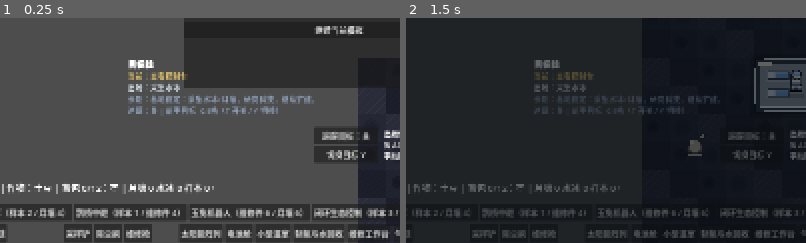
Above: before the commit, frames 1-2 (left to right).
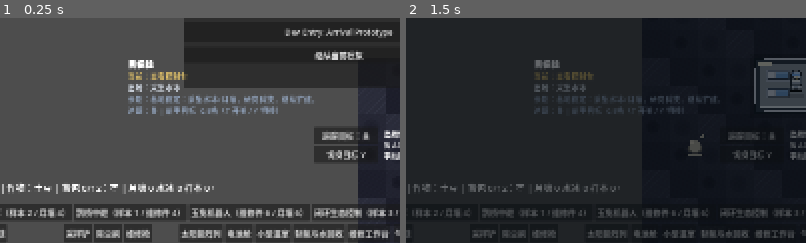
Above: after the commit, the same moments.

Repository: chinnseii/guanghan-outpost
Game: Godot game, scene res://scenes/main.tscn
Same seed, same stepped clock (60 frames per second), same inputs: the game is played once before the commit and once after it.
Inputs:
- Up to frame 1 (0.25 s): no input
- Up to frame 2 (1.5 s): click "保存" at 0.5 s; click "从当前槽开始新任务" at 1.25 s
The pictures show only the part of the screen within x 8-58%, y 49-99%; the shares and areas given below are measured in that part.

The runs differ from the first frame. In frame 1, 1.1% of the frame differs, in the area x 71-98%, y 3-19%; in frame 2, nothing differs.

Commit message:
Add Sprint 02 arrival prototype

Diff:
--- /dev/null
+++ b/scenes/arrival/ArrivalLandingScene.tscn
@@ -0,0 +1,6 @@
+[gd_scene load_steps=2 format=3 uid="uid://arrival_landing_scene"]
+
+[ext_resource type="Script" path="res://scripts/arrival/arrival_landing_scene.gd" id="1_arrival"]
+
+[node name="ArrivalLandingScene" type="Node2D"]
+script = ExtResource("1_arrival")
--- /dev/null
+++ b/scenes/base/BaseInterior_Test.tscn
@@ -0,0 +1,6 @@
+[gd_scene load_steps=2 format=3 uid="uid://base_interior_test"]
+
+[ext_resource type="Script" path="res://scripts/arrival/base_interior_test.gd" id="1_base"]
+
+[node name="BaseInterior_Test" type="Node2D"]
+script = ExtResource("1_base")
--- /dev/null
+++ b/scripts/arrival/arrival_landing_scene.gd
@@ -0,0 +1,382 @@
+extends Node2D
+
+const TILE := 56
+const SAVE_PATH := "user://arrival_prototype_save.json"
+const PLAYER_SCENE := preload("res://scenes/player.tscn")
+const GameStateManagerScript := preload("res://scripts/game_state_manager.gd")
+const TimeManagerScript := preload("res://scripts/time_manager.gd")
+const CameraManagerScript := preload("res://scripts/camera_manager.gd")
+const UIManagerScript := preload("res://scripts/ui_manager.gd")
+const EventManagerScript := preload("res://scripts/event_manager.gd")
+const AudioFeedbackScript := preload("res://scripts/audio_feedback.gd")
+const AudioManagerScript := preload("res://scripts/audio_manager.gd")
+const LightingManagerScript := preload("res://scripts/lighting_manager.gd")
+
+var player_pos := Vector2(260, 560)
+var player_facing := Vector2.RIGHT
+var player_moving := false
+var player_input_enabled := true
+var walk_phase := 0.0
+var camera_zoom := 1.0
+var observe_hold := 0.0
+var observe_triggered := false
+var entered_airlock := false
+var hud_alpha := 1.0
+var prompt_text := ""
+
+var player_node: Node2D
+var camera: Camera2D
+var moon_tile_map: TileMapLayer
+var game_state_manager: Node
+var time_manager: Node
+var camera_manager: Node
+var ui_manager: Node
+var event_manager: Node
+var audio_feedback: Node
+var audio_manager: Node
+var lighting_manager: Node
+
+var observe_rect := Rect2(Vector2(470, 380), Vector2(250, 220))
+var airlock_rect := Rect2(Vector2(1260, 450), Vector2(110, 130))
+var world_rect := Rect2(Vector2(40, 120), Vector2(1460, 700))
+
+func _ready() -> void:
+	_setup_input_map()
+	_setup_managers()
+	_setup_tile_map()
+	_setup_player()
+	_setup_ui()
+	_setup_lights()
+	game_state_manager.call("change_state", GameStateManagerScript.LANDING)
+	queue_redraw()
+
+func _setup_input_map() -> void:
+	_add_key_action("move_up", [KEY_W, KEY_UP])
+	_add_key_action("move_down", [KEY_S, KEY_DOWN])
+	_add_key_action("move_left", [KEY_A, KEY_LEFT])
+	_add_key_action("move_right", [KEY_D, KEY_RIGHT])
+	_add_key_action("interact", [KEY_E])
+	_add_key_action("save_game", [KEY_F5])
+	_add_key_action("load_game", [KEY_F9])
+
+func _add_key_action(action_name: String, keys: Array[int]) -> void:
+	if not InputMap.has_action(action_name):
+		InputMap.add_action(action_name)
+	for key: int in keys:
+		var exists := false
+		for event: InputEvent in InputMap.action_get_events(action_name):
+			if event is InputEventKey and (event as InputEventKey).keycode == key:
+				exists = true
+		if not exists:
+			var input_event := InputEventKey.new()
+			input_event.keycode = key
+			InputMap.action_add_event(action_name, input_event)
+
+func _setup_managers() -> void:
+	game_state_manager = GameStateManagerScript.new()
+	game_state_manager.name = "GameStateManager"
+	add_child(game_state_manager)
+	time_manager = TimeManagerScript.new()
+	time_manager.name = "TimeManager"
+	add_child(time_manager)
+	time_manager.call("set_time", 1, 7, 42)
+	camera_manager = CameraManagerScript.new()
+	camera_manager.name = "CameraManager"
+	add_child(camera_manager)
+	ui_manager = UIManagerScript.new()
+	ui_manager.name = "UIManager"
+	add_child(ui_manager)
+	event_manager = EventManagerScript.new()
+	event_manager.name = "EventManager"
+	add_child(event_manager)
+	audio_feedback = AudioFeedbackScript.new()
+	audio_feedback.name = "AudioFeedback"
+	add_child(audio_feedback)
+	audio_manager = AudioManagerScript.new()
+	audio_manager.name = "AudioManager"
+	add_child(audio_manager)
+	audio_manager.call("set_backend", audio_feedback)
+	lighting_manager = LightingManagerScript.new()
+	lighting_manager.name = "LightingManager"
+	add_child(lighting_manager)
+
+func _setup_tile_map() -> void:
+	moon_tile_map = TileMapLayer.new()
+	moon_tile_map.name = "Ground"
+	moon_tile_map.tile_set = _create_moon_tile_set()
+	add_child(moon_tile_map)
+	for x in range(0, 28):
+		for y in range(0, 16):
+			moon_tile_map.set_cell(Vector2i(x, y), 0, Vector2i((x + y) % 4, 0))
+
+func _create_moon_tile_set() -> TileSet:
+	var image := Image.create(TILE * 4, TILE, false, Image.FORMAT_RGBA8)
+	for tile_x in range(4):
+		for px in range(TILE):
+			for py in range(TILE):
+				var base: float = 0.09 + float(tile_x) * 0.025
+				var grain: float = float((px * 17 + py * 9 + tile_x * 11) % 13) * 0.003
+				var shade: float = clamp(base + grain, 0.05, 0.22)
+				image.set_pixel(tile_x * TILE + px, py, Color(shade * 0.88, shade * 0.92, shade + 0.04, 1.0))
+	var texture: ImageTexture = ImageTexture.create_from_image(image)
+	var source := TileSetAtlasSource.new()
+	source.texture = texture
+	source.texture_region_size = Vector2i(TILE, TILE)
+	for tile_x in range(4):
+		source.create_tile(Vector2i(tile_x, 0))
+	var tile_set := TileSet.new()
+	tile_set.add_source(source, 0)
+	return tile_set
+
+func _setup_player() -> void:
+	player_node = PLAYER_SCENE.instantiate()
+	player_node.name = "Player"
+	player_node.z_index = 30
+	add_child(player_node)
+	camera = Camera2D.new()
+	camera.name = "GameCamera"
+	camera.enabled = true
+	camera.position_smoothing_enabled = true
+	camera.position_smoothing_speed = 5.0
+	camera.zoom = Vector2(camera_zoom, camera_zoom)
+	add_child(camera)
+	camera_manager.call("configure", camera)
+	_sync_player_visual()
+
+func _setup_ui() -> void:
+	var canvas := CanvasLayer.new()
+	canvas.name = "UI"
+	add_child(canvas)
+	var root := Control.new()
+	root.name = "Root"
+	root.set_anchors_preset(Control.PRESET_FULL_RECT)
+	canvas.add_child(root)
+	ui_manager.call("bind_root", root)
+	var hud := Label.new()
+	hud.name = "MinimalHUD"
+	hud.position = Vector2(24, 720)
+	hud.size = Vector2(360, 120)
+	hud.add_theme_font_size_override("font_size", 18)
+	root.add_child(hud)
+	var prompt := Label.new()
+	prompt.name = "Prompt"
+	prompt.position = Vector2(560, 760)
+	prompt.size = Vector2(500, 42)
+	prompt.horizontal_alignment = HORIZONTAL_ALIGNMENT_CENTER
+	prompt.add_theme_font_size_override("font_size", 20)
+	root.add_child(prompt)
+	var dialogue := Label.new()
+	dialogue.name = "Dialogue"
+	dialogue.visible = false
+	dialogue.position = Vector2(380, 92)
+	dialogue.size = Vector2(760, 120)
+	dialogue.horizontal_alignment = HORIZONTAL_ALIGNMENT_CENTER
+	dialogue.add_theme_font_size_override("font_size", 22)
+	root.add_child(dialogue)
+	var debug := Label.new()
+	debug.name = "Debug"
+	debug.position = Vector2(1210, 26)
+	debug.size = Vector2(360, 150)
+	debug.add_theme_font_size_override("font_size", 14)
+	root.add_child(debug)
+
+func _setup_lights() -> void:
+	var global := CanvasModulate.new()
+	global.name = "GlobalMoonLight"
+	global.color = Color("#b8c2d0")
+	add_child(global)
+	lighting_manager.call("bind_global_light", global)
+
+func _process(delta: float) -> void:
+	_process_movement(delta)
+	_process_observe_earth(delta)
+	_update_prompt()
+	_update_camera()
+	_update_ui()
+	queue_redraw()
+
+func _unhandled_input(event: InputEvent) -> void:
+	if event.is_action_pressed("interact"):
+		_try_interact()
+	if event.is_action_pressed("save_game"):
+		_save_arrival()
+	if event.is_action_pressed("load_game"):
+		_load_arrival()
+
+func _process_movement(delta: float) -> void:
+	var input := Vector2.ZERO
+	if player_input_enabled:
+		input = Input.get_vector("move_left", "move_right", "move_up", "move_down")
+	player_moving = input.length() > 0.01
+	if player_moving:
+		player_facing = input.normalized()
+		walk_phase += delta * 10.0
+		var next_pos := player_pos + player_facing * 170.0 * delta
+		player_pos = Vector2(
+			clamp(next_pos.x, world_rect.position.x, world_rect.end.x),
+			clamp(next_pos.y, world_rect.position.y, world_rect.end.y)
+		)
+	_sync_player_visual()
+
+func _sync_player_visual() -> void:
+	if not is_instance_valid(player_node):
+		return
+	player_node.position = player_pos
+	if player_node.has_method("setup"):
+		player_node.call("setup", player_facing, false, 98.0, player_moving, walk_phase)
+
+func _process_observe_earth(delta: float) -> void:
+	if observe_triggered:
+		hud_alpha = move_toward(hud_alpha, 1.0, delta * 0.4)
+		return
+	if observe_rect.has_point(player_pos) and not player_moving:
+		observe_hold += delta
+	else:
+		observe_hold = 0.0
+	if observe_hold >= 5.0:
+		_trigger_observe_earth()
+
+func _trigger_observe_earth() -> void:
+	observe_triggered = true
+	hud_alpha = 0.35
+	event_manager.call("trigger", "observe_earth", {"scene": "ArrivalLandingScene"}, true)
+	camera_manager.call("lock_to", Vector2(610, 410))
+	var dialogue: Label = $UI/Root/Dialogue
+	dialogue.text = "那里，是地球。\n距离：384,400公里。\n预计通信延迟：1.3秒。"
+	dialogue.visible = true
+	audio_manager.call("play_ui", 520.0, 0.12, 0.06)
+	await get_tree().create_timer(3.0).timeout
+	if is_instance_valid(dialogue):
+		dialogue.visible = false
+	camera_manager.call("unlock")
+
+func _update_prompt() -> void:
+	if airlock_rect.has_point(player_pos):
+		prompt_text = "E 进入气闸"
+	elif observe_rect.has_point(player_pos) and not observe_triggered:
+		var left: float = max(0.0, 5.0 - observe_hold)
+		prompt_text = "停下凝视地球 %.1fs" % left
+	else:
+		prompt_text = ""
+
+func _try_interact() -> void:
+	if airlock_rect.has_point(player_pos):
+		entered_airlock = true
+		game_state_manager.call("change_state", GameStateManagerScript.BASE_INTERIOR)
+		event_manager.call("trigger", "entered_airlock", {}, true)
+		_save_arrival()
+		get_tree().change_scene_to_file("res://scenes/base/BaseInterior_Test.tscn")
+
+func _update_camera() -> void:
+	camera_manager.call("update_camera", camera, player_pos, camera_zoom)
+
+func _update_ui() -> void:
+	var hud: Label = $UI/Root/MinimalHUD
+	hud.modulate.a = hud_alpha
+	var clock_text := String(time_manager.call("clock_text"))
+	hud.text = "O2: 98%%\nSuit: Stable\nComm Delay: 1.3s\nDay 01\nTime %s" % clock_text.substr(4)
+	$UI/Root/Prompt.text = prompt_text
+	var debug: Label = $UI/Root/Debug
+	debug.text = "Scene: ArrivalLandingScene\nState: %s\nPlayer: %.0f, %.0f\nTime: %s\nObserveEarthEvent: %s" % [
+		String(game_state_manager.get("current_state")),
+		player_pos.x,
+		player_pos.y,
+		String(time_manager.call("clock_text")),
+		"true" if observe_triggered else "false"
+	]
+
+func _draw() -> void:
+	_draw_tracks()
+	_draw_transport_ship()
+	_draw_earth()
+	_draw_distant_base()
+	_draw_engineering_objects()
+	_draw_airlock()
+	_draw_light_markers()
+
+func _draw_transport_ship() -> void:
+	draw_rect(Rect2(Vector2(70, 410), Vector2(210, 125)), Color("#d8d2c7"))
+	draw_rect(Rect2(Vector2(88, 436), Vector2(86, 48)), Color("#4e5966"))
+	draw_rect(Rect2(Vector2(200, 398), Vector2(48, 160)), Color("#8c8b82"))
+	draw_line(Vector2(245, 535), Vector2(330, 585), Color("#b8b2a2"), 8)
+	draw_circle(Vector2(110, 545), 18, Color("#f0a44f", 0.6))
+	draw_circle(Vector2(230, 558), 14, Color("#f0a44f", 0.55))
+	draw_string(ThemeDB.fallback_font, Vector2(95, 470), "广寒运输船", HORIZONTAL_ALIGNMENT_LEFT, -1, 18, Color("#202833"))
+
+func _draw_earth() -> void:
+	draw_circle(Vector2(640, 145), 32, Color("#2b7fc6"))
+	draw_circle(Vector2(628, 135), 12, Color("#d8f0ff"))
+	draw_circle(Vector2(650, 152), 9, Color("#78d68c"))
+	draw_arc(Vector2(640, 145), 36.0, 0.0, TAU, 40, Color("#b8e7ff", 0.55), 2)
+
+func _draw_distant_base() -> void:
+	var base := Vector2(1120, 340)
+	draw_rect(Rect2(base, Vector2(210, 62)), Color("#353942"))
+	draw_rect(Rect2(base + Vector2(32, -36), Vector2(54, 38)), Color("#50525a"))
+	draw_rect(Rect2(base + Vector2(108, -22), Vector2(70, 24)), Color("#454953"))
+	for i in range(5):
+		draw_circle(base + Vector2(30 + i * 36, 44), 5, Color("#e7b85d"))
+	draw_line(base + Vector2(105, 0), base + Vector2(105, -82), Color("#9a9a92"), 3)
+	draw_circle(base + Vector2(105, -88), 4, Color("#ff7a4d"))
+
+func _draw_engineering_objects() -> void:
+	draw_rect(Rect2(Vector2(930, 595), Vector2(86, 48)), Color("#6c5c4d"))
+	draw_rect(Rect2(Vector2(1050, 620), Vector2(60, 36)), Color("#8b7459"))
+	draw_rect(Rect2(Vector2(845, 548), Vector2(120, 24)), Color("#334c62"))
+	draw_line(Vector2(760, 650), Vector2(1150, 635), Color("#2a211a"), 5)
+	draw_line(Vector2(780, 670), Vector2(1045, 705), Color("#3a2a1c"), 4)
+	for i in range(6):
+		draw_circle(Vector2(420 + i * 32, 610 + sin(float(i)) * 10.0), 5, Color("#1f242c", 0.45))
+
+func _draw_airlock() -> void:
+	draw_rect(airlock_rect, Color("#4b4d4f"))
+	draw_rect(airlock_rect.grow(-14), Color("#202833"))
+	draw_line(airlock_rect.position + Vector2(18, 18), airlock_rect.end - Vector2(18, 18), Color("#e7b85d"), 4)
+	draw_string(ThemeDB.fallback_font, airlock_rect.position + Vector2(12, -10), "旧基地气闸", HORIZONTAL_ALIGNMENT_LEFT, -1, 18, Color("#e7b85d"))
+
+func _draw_tracks() -> void:
+	for i in range(12):
+		var p := Vector2(330 + i * 55, 585 + sin(float(i) * 0.8) * 18.0)
+		draw_circle(p, 10, Color("#080a0d", 0.24))
+
+func _draw_light_markers() -> void:
+	draw_circle(Vector2(1340, 510), 28, Color("#e7b85d", 0.12))
+	draw_circle(Vector2(1185, 385), 45, Color("#e7b85d", 0.10))
+	draw_circle(Vector2(210, 535), 40, Color("#f0a44f", 0.10))
+
+func _save_arrival() -> void:
+	var data := {
+		"current_scene": "res://scenes/arrival/ArrivalLandingScene.tscn",
+		"player_pos": {"x": player_pos.x, "y": player_pos.y},
+		"player_facing": {"x": player_facing.x, "y": player_facing.y},
+		"game_state": game_state_manager.call("serialize"),
+		"time": time_manager.call("serialize"),
+		"events": event_manager.call("serialize"),
+		"observe_triggered": observe_triggered,
+		"entered_airlock": entered_airlock,
+	}
+	var file := FileAccess.open(SAVE_PATH, FileAccess.WRITE)
+	if file != null:
+		file.store_string(JSON.stringify(data, "\t"))
+
+func _load_arrival() -> void:
+	if not FileAccess.file_exists(SAVE_PATH):
+		return
+	var file := FileAccess.open(SAVE_PATH, FileAccess.READ)
+	if file == null:
+		return
+	var parsed: Variant = JSON.parse_string(file.get_as_text())
+	if typeof(parsed) != TYPE_DICTIONARY:
+		return
+	var data: Dictionary = parsed
+	var pos: Dictionary = data.get("player_pos", {"x": player_pos.x, "y": player_pos.y})
+	player_pos = Vector2(float(pos.get("x", player_pos.x)), float(pos.get("y", player_pos.y)))
+	var facing: Dictionary = data.get("player_facing", {"x": 1.0, "y": 0.0})
+	player_facing = Vector2(float(facing.get("x", 1.0)), float(facing.get("y", 0.0)))
+	game_state_manager.call("deserialize", data.get("game_state", {}))
+	time_manager.call("deserialize", data.get("time", {}))
+	event_manager.call("deserialize", data.get("events", {}))
+	observe_triggered = bool(data.get("observe_triggered", event_manager.call("has_fired", "observe_earth")))
+	entered_airlock = bool(data.get("entered_airlock", false))
+	observe_hold = 0.0
+	_sync_player_visual()
--- /dev/null
+++ b/scripts/arrival/base_interior_test.gd
@@ -0,0 +1,25 @@
+extends Node2D
+
+const GameStateManagerScript := preload("res://scripts/game_state_manager.gd")
+const TimeManagerScript := preload("res://scripts/time_manager.gd")
+
+var game_state_manager: Node
+var time_manager: Node
+
+func _ready() -> void:
+	game_state_manager = GameStateManagerScript.new()
+	add_child(game_state_manager)
+	game_state_manager.call("change_state", GameStateManagerScript.BASE_INTERIOR)
+	time_manager = TimeManagerScript.new()
+	add_child(time_manager)
+	time_manager.call("set_time", 1, 7, 48)
+	queue_redraw()
+
+func _draw() -> void:
+	draw_rect(Rect2(Vector2(0, 0), Vector2(1600, 900)), Color("#111820"))
+	draw_rect(Rect2(Vector2(430, 210), Vector2(740, 420)), Color("#2b3440"))
+	draw_rect(Rect2(Vector2(470, 250), Vector2(660, 340)), Color("#d8e0eb"))
+	draw_rect(Rect2(Vector2(710, 565), Vector2(180, 34)), Color("#e7b85d"))
+	draw_string(ThemeDB.fallback_font, Vector2(520, 330), "BaseInterior_Test / 旧基地入口测试", HORIZONTAL_ALIGNMENT_LEFT, -1, 28, Color("#15191f"))
+	draw_string(ThemeDB.fallback_font, Vector2(520, 382), "你已经从月面气闸进入旧基地。", HORIZONTAL_ALIGNMENT_LEFT, -1, 22, Color("#263242"))
+	draw_string(ThemeDB.fallback_font, Vector2(520, 430), "这里后续会承载：生活痕迹、生命支持、最后一株植物。", HORIZONTAL_ALIGNMENT_LEFT, -1, 20, Color("#263242"))
--- /dev/null
+++ b/scripts/light_zone.gd
@@ -0,0 +1,10 @@
+extends Area2D
+class_name LightZone
+
+@export var zone_id := ""
+@export var light_color := Color("#ffd28a")
+@export var enabled := true
+
+func set_enabled(value: bool) -> void:
+	enabled = value
+	visible = enabled
--- /dev/null
+++ b/scripts/lighting_manager.gd
@@ -0,0 +1,39 @@
+extends Node
+
+var global_light: CanvasModulate
+var registered_lights: Dictionary = {}
+
+func bind_global_light(light: CanvasModulate) -> void:
+	global_light = light
+
+func set_global_color(color: Color) -> void:
+	if is_instance_valid(global_light):
+		global_light.color = color
+
+func register_light(light_id: String, light: Node) -> void:
+	if light_id.is_empty():
+		return
+	registered_lights[light_id] = light
+
+func set_light_enabled(light_id: String, enabled: bool) -> void:
+	var light: Node = registered_lights.get(light_id)
+	if light == null:
+		return
+	if light is Light2D:
+		light.set("enabled", enabled)
+	elif light is CanvasItem:
+		(light as CanvasItem).visible = enabled
+
+func serialize() -> Dictionary:
+	var states: Dictionary = {}
+	for key: String in registered_lights.keys():
+		var light: Node = registered_lights[key]
+		if light is Light2D:
+			states[key] = bool(light.get("enabled"))
+		elif light is CanvasItem:
+			states[key] = (light as CanvasItem).visible
+	return states
+
+func deserialize(data: Dictionary) -> void:
+	for key: String in data.keys():
+		set_light_enabled(key, bool(data[key]))
--- a/scripts/main.gd
+++ b/scripts/main.gd
@@ -3494,6 +3494,13 @@
 	start.custom_minimum_size = Vector2(0, 44)
 	start.pressed.connect(_start_new_game)
 	box.add_child(start)
+	var arrival_dev := Button.new()
+	arrival_dev.text = "Dev Entry: Arrival Prototype"
+	arrival_dev.custom_minimum_size = Vector2(0, 40)
+	arrival_dev.pressed.connect(func():
+		get_tree().change_scene_to_file("res://scenes/arrival/ArrivalLandingScene.tscn")
+	)
+	box.add_child(arrival_dev)
 	var close := Button.new()
 	close.text = "继续当前模拟"
 	close.pressed.connect(func():
Binary file added: docs/art/TS-002/ChatGPT Image 2026年6月29日 21_25_48.png
Not shown, changed: ITERATION_PLAN.md
Not shown, added: docs/reports/SPRINT_01_FOUNDATION_REVIEW.md
